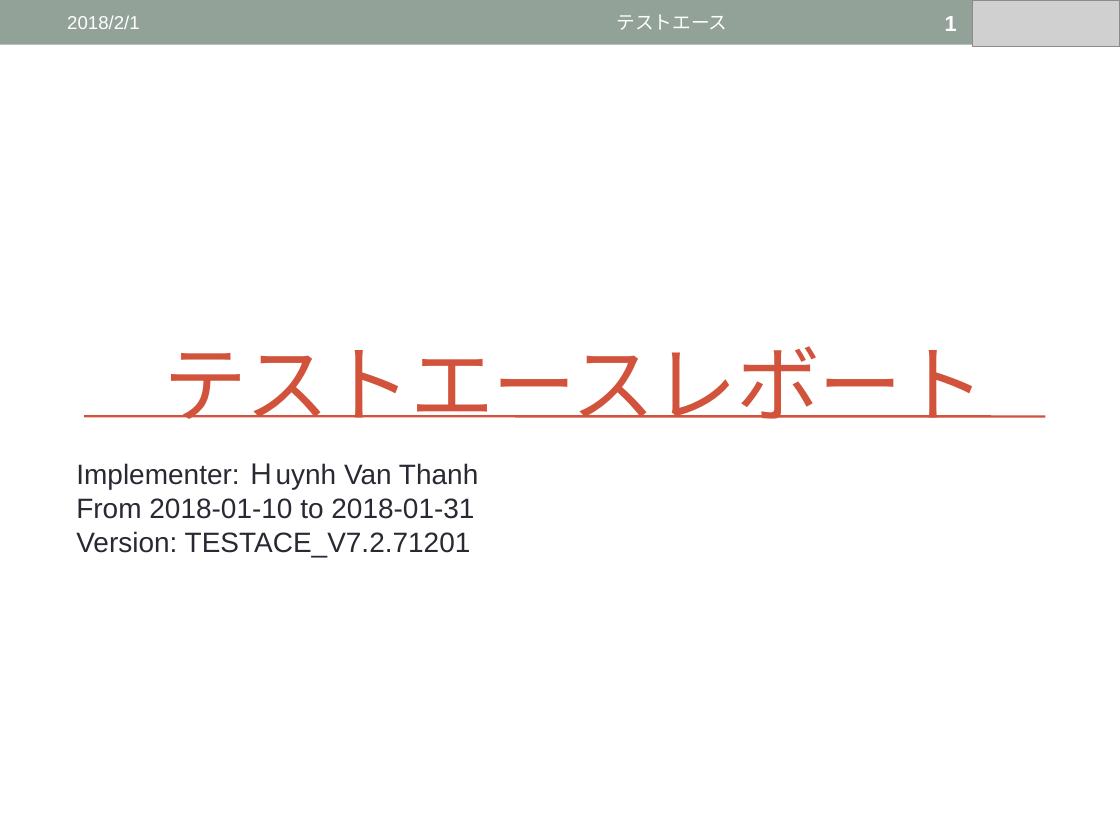
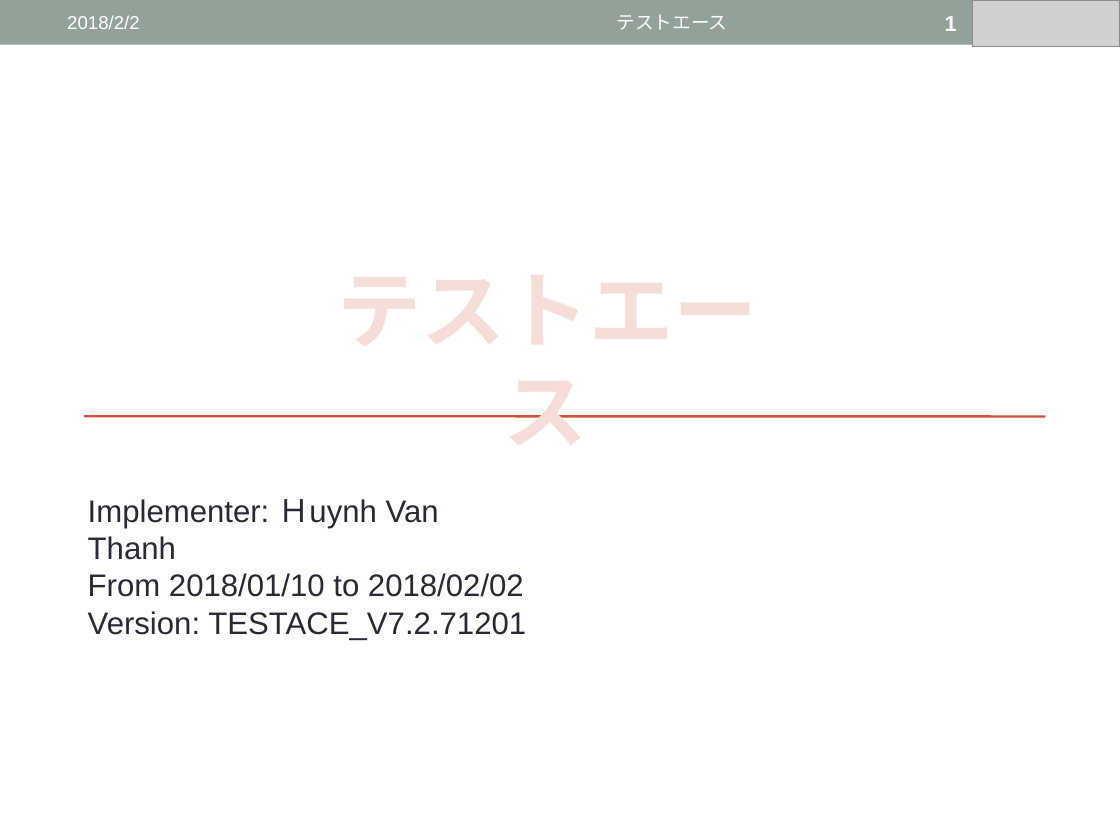
Before and after one commit to Thanhhv26/Franchise_Project, a slide deck: slide 1 of TestACE/Report TestACE_20180131.pptx. Drawn at 1120x840 pixels with LibreOffice and Linux fonts; fonts in the diff are those of the drawing; grey boxes stand for pictures. Boxes give left, top, right and bottom in pixels: in the first picture for what was removed or moved away, otherwise in the second. Text is boxed around its words. In the diff, an @@ line names an element or a change of style, - is before the commit and + after.

```diff
--- a/TestACE/Report TestACE_20180131.pptx
+++ b/TestACE/Report TestACE_20180131.pptx
@@ text at box(67, 15, 140, 29): text changed @@
-2018/2/1
+2018/2/2
@@ text "テストエース" at box(503, 415, 587, 418): vertical alignment bottom to top @@
@@ text at box(503, 415, 587, 418): text changed; text colour #D2533C to pattern #D2533C on #F6DDD8; bold on @@
-テストエースレボート
+テストエース
@@ text "Implementer: Ｈuynh Van Thanh": place and size @@
-text "Implementer: Ｈuynh Van Thanh" at box(76, 463, 478, 557)
+text "Implementer: Ｈuynh Van Thanh" at box(88, 499, 526, 640)
@@ text at box(88, 499, 526, 640): size 18 to 20 pt in "Implementer: Ｈuynh Van Thanh", "Version: TESTACE_V7.2.71201" @@
@@ text at box(88, 573, 524, 597): text changed; size 18 to 20 pt @@
-From 2018-01-10 to 2018-01-31
+From 2018/01/10 to 2018/02/02
```
Also in this commit, not shown: 30 other slides changed.
